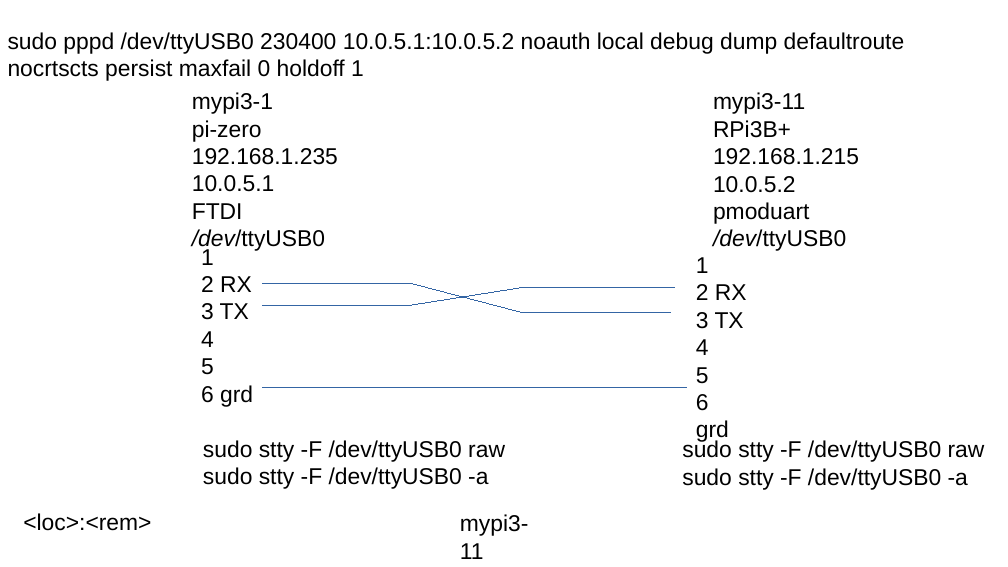
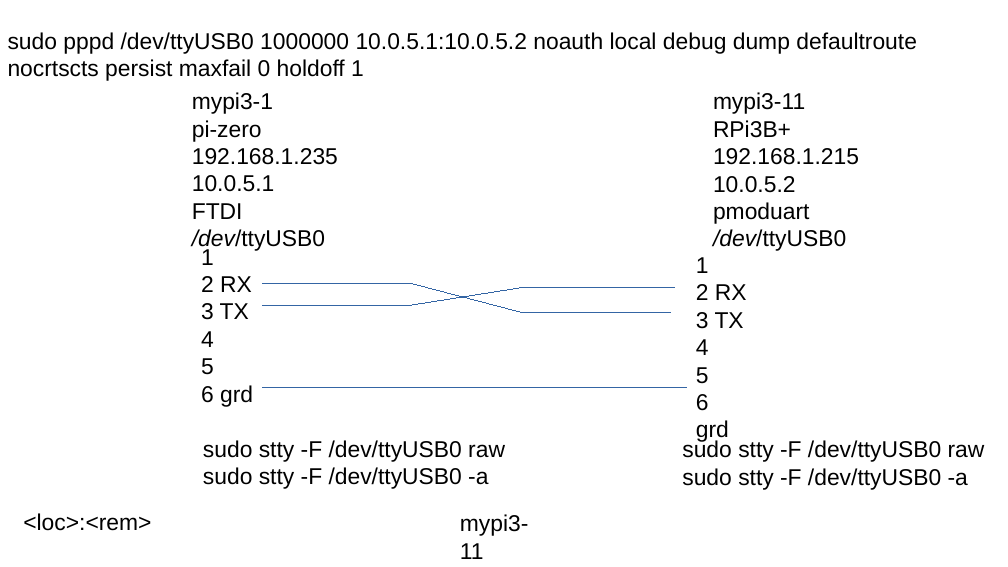
Before and after one commit to develone/Ultibo_Projects, a slide deck: slide 3 of slip-ppp/doc/ppp.odp (slide 2 before the commit). Drawn at 1008x567 pixels with LibreOffice and Linux fonts; fonts in the diff are those of the drawing. Boxes give left, top, right and bottom in pixels: in the first picture for what was removed or moved away, otherwise in the second. Text is boxed around its words. In the diff, an @@ line names an element or a change of style, - is before the commit and + after.

```diff
--- a/slip-ppp/doc/ppp.odp
+++ b/slip-ppp/doc/ppp.odp
@@ text at bbox=[8, 32, 917, 81]: text changed @@
-sudo pppd /dev/ttyUSB0 230400 10.0.5.1:10.0.5.2 noauth local debug dump defaultroute nocrtscts persist maxfail 0 holdoff 1
+sudo pppd /dev/ttyUSB0 1000000 10.0.5.1:10.0.5.2 noauth local debug dump defaultroute nocrtscts persist maxfail 0 holdoff 1
```
Also in this commit, not shown: 1 other slide changed, 1 slide added, 3 other files.
